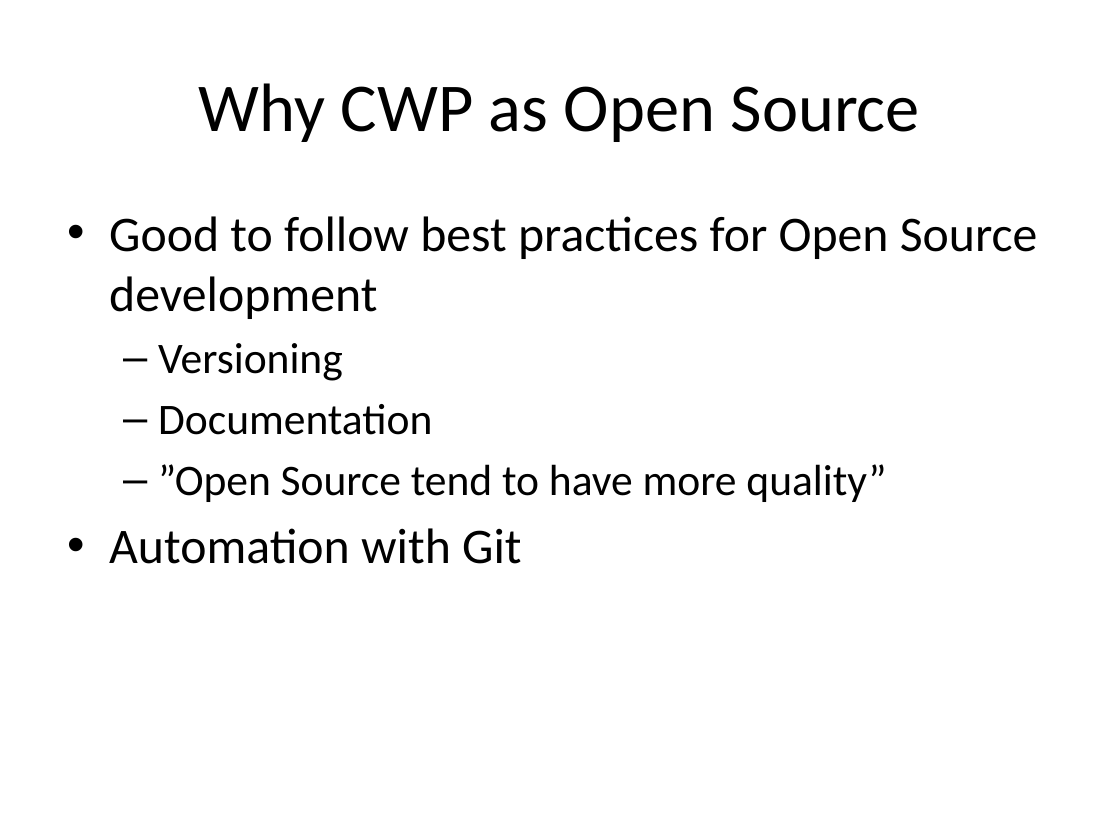
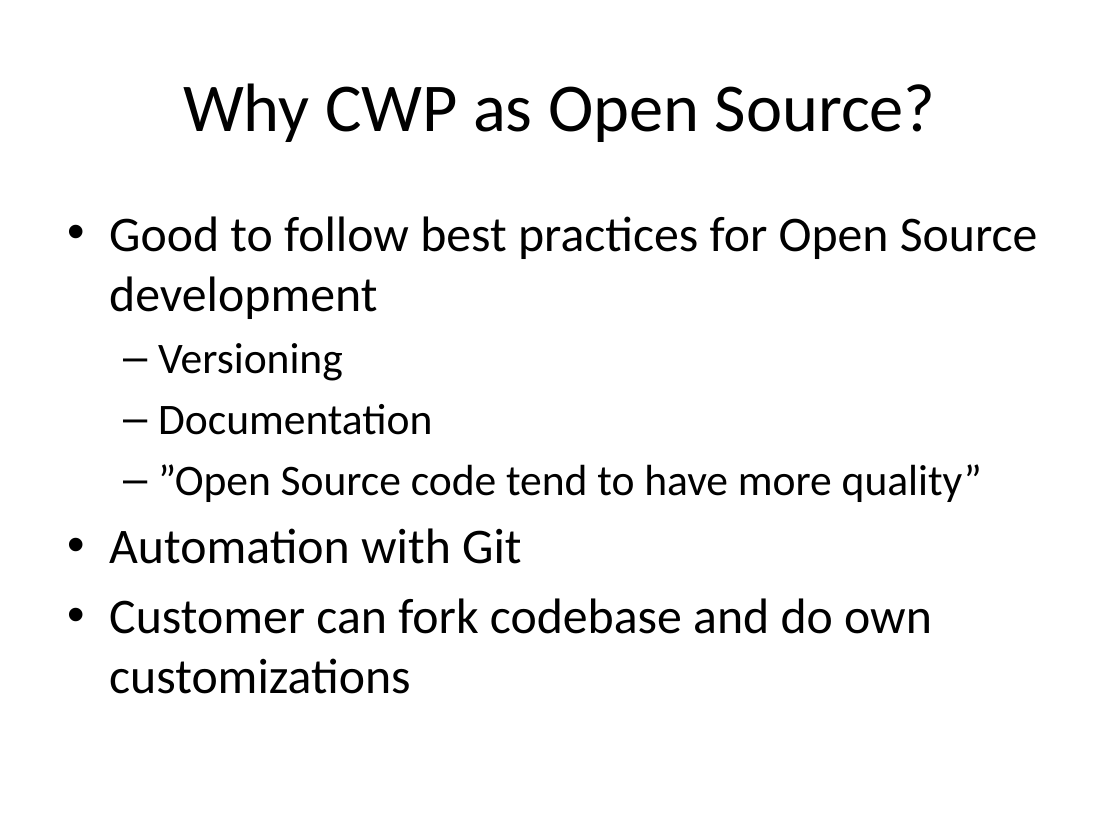
Before and after one commit to anderslundsgard-scania/cwp, a slide deck: slide 6 of doc/CWP-Azure-PoC.pptx (slide 4 before the commit). Drawn at 1120x840 pixels with LibreOffice and Linux fonts; fonts in the diff are those of the drawing. Boxes give left, top, right and bottom in pixels: in the first picture for what was removed or moved away, otherwise in the second. Text is boxed around its words. In the diff, an @@ line names an element or a change of style, - is before the commit and + after.

```diff
--- a/doc/CWP-Azure-PoC.pptx
+++ b/doc/CWP-Azure-PoC.pptx
@@ title at [183,83,936,142]: text changed @@
-Why CWP as Open Source
+Why CWP as Open Source?
@@ text at [158,464,982,502]: text changed @@
-  – ”Open Source tend to have more quality”
+  – ”Open Source code tend to have more quality”
@@ text at [109,598,932,694]: paragraph added @@
+• Customer can fork codebase and do own customizations
```
Also in this commit, not shown: 1 other slide changed, 2 slides added, 1 other file.
